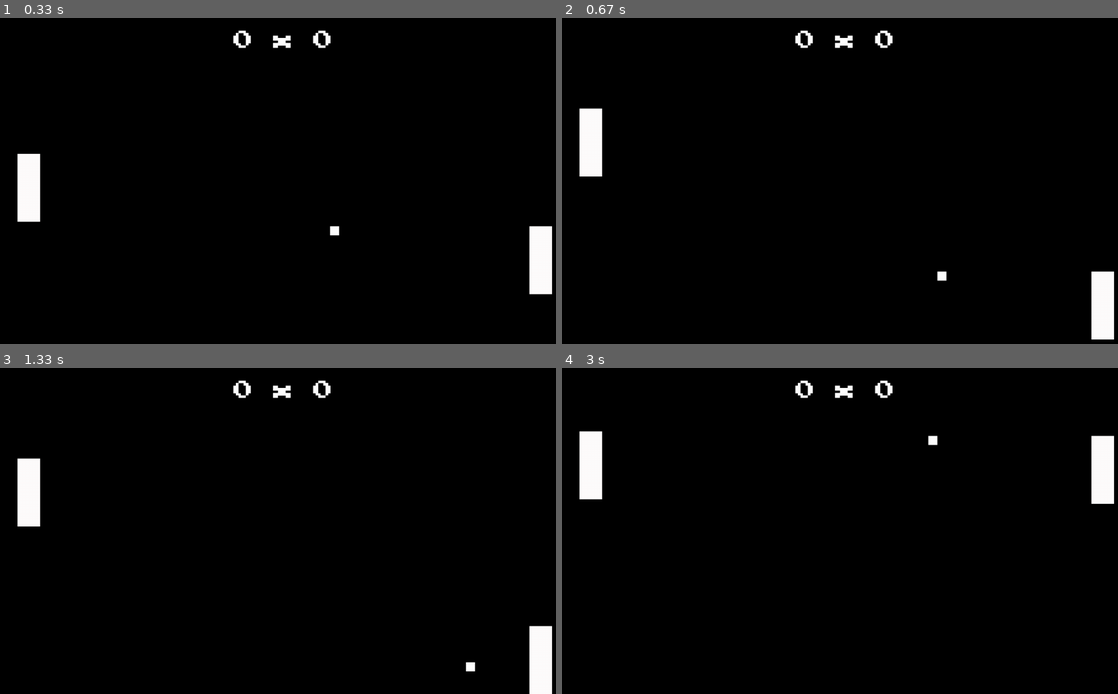
Above: before the commit, frames 1-4 (two rows, left to right).
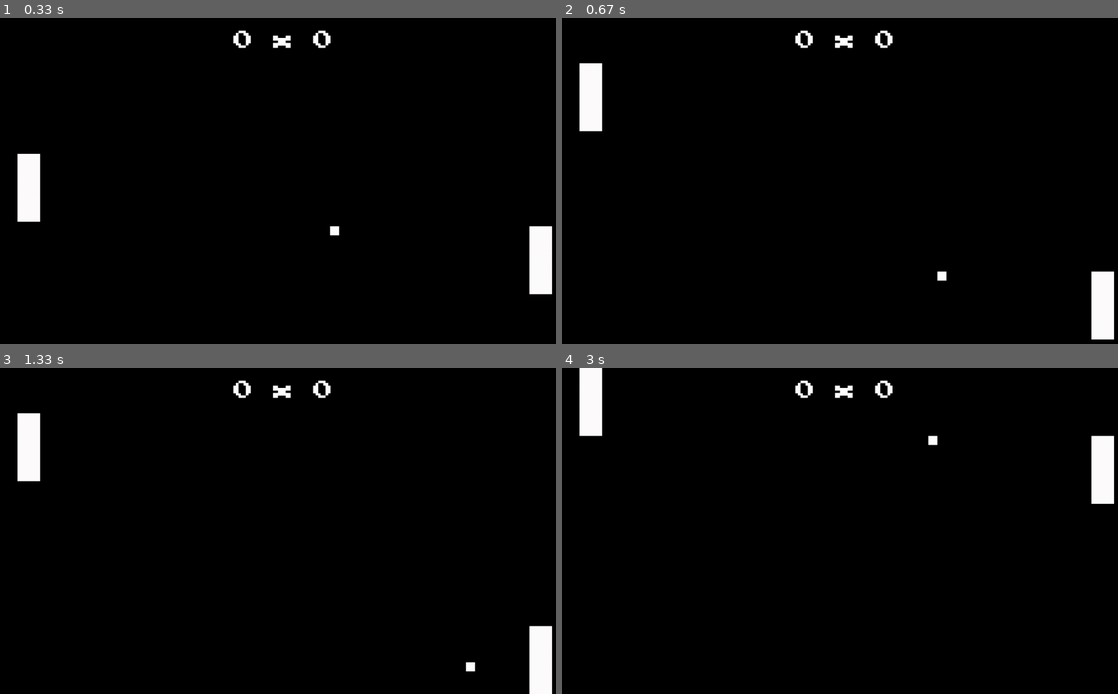
Above: after the commit, the same moments.

Repository: ViniciusSouzaCosta/Pong-with-Upgrades
Game: pygame game, started from pong-pygame/mypongpygame.py
Two runs of this game, one before a commit and one after it. Both use one fixed random seed, a clock stepped at 60 frames per second and the inputs below.
Inputs:
- Up to frame 1 (0.33 s): no input
- Up to frame 2 (0.67 s): hold Up from 0.33 s (still down)
- Up to frame 3 (1.33 s): release Up at 0.8 s; hold Down 0.83-1.13 s; hold Up from 1.17 s (still down)
- Up to frame 4 (3 s): release Up at 1.53 s; hold Down 1.57-1.93 s; hold Up 1.97-2.27 s; hold Down 2.3-2.6 s; hold Up from 2.63 s (still down)

Frame 1 is identical in both runs. In frame 2, 1.2% of the frame differs, in the area x 3-8%, y 13-49%; in frame 3, 1.2%; in frame 4, 1.6%, in the area x 3-8%, y 0-41%.

Commit message:
exponential ball speed increase player speed increase ball speed lowers after each point

Diff:
--- a/pong-pygame/mypongpygame.py
+++ b/pong-pygame/mypongpygame.py
@@ -85,16 +85,16 @@
         elif ball_y <= 0:
             ball_dy *= -1
             bounce_sound_effect.play()
-
+        # exponential speed increase after each paddle collision
         # ball collision with the player 1 's paddle
         if ball_x == 100:  # bugfix paddle sides colliders
             if player_1_y < ball_y + 20:
                 if player_1_y + 150 > ball_y:
-                    ball_dx *= -1
+                    ball_dx *= -2
                     bounce_sound_effect.play()
         if ball_x + 20 >= 50 and ball_x <= 100:  # bugfix under and above paddle collider
             if player_1_y + 150 == ball_y or player_1_y == ball_y + 20:
-                ball_dx *= -1
+                ball_dx *= -2
                 ball_dy *= -1
                 bounce_sound_effect.play()
 
@@ -105,41 +105,41 @@
                     ball_dx *= -1
                     bounce_sound_effect.play()
 
-        if ball_x + 20 >= 1180 and ball_x <= 1130:  # bugfix under and above paddle collider
+        if ball_x + 20 >= 1130 and ball_x <= 1180:  # bugfix under and above paddle collider
             if player_1_y + 150 == ball_y or player_1_y == ball_y + 20:
                 ball_dx *= -1
                 ball_dy *= -1
                 bounce_sound_effect.play()
-
+        # ball speed halved after each score
         # scoring points
         if ball_x < 0:
             ball_x = 640
             ball_y = 360
             ball_dy *= -1
-            ball_dx *= -1
+            ball_dx *= -0.5
             score_2 += 1
             scoring_sound_effect.play()
         elif ball_x > 1280:
             ball_x = 640
             ball_y = 360
             ball_dy *= -1
-            ball_dx *= -1
+            ball_dx *= -0.5
             score_1 += 1
             scoring_sound_effect.play()
 
         # ball movement
         ball_x = ball_x + ball_dx
         ball_y = ball_y + ball_dy
-
+        # increased player 1 overall speed
         # player 1 up movement
         if player_1_move_up:
-            player_1_y -= 5
+            player_1_y -= 10
         else:
             player_1_y += 0
 
         # player 1 down movement
         if player_1_move_down:
-            player_1_y += 5
+            player_1_y += 10
         else:
             player_1_y += 0
 
